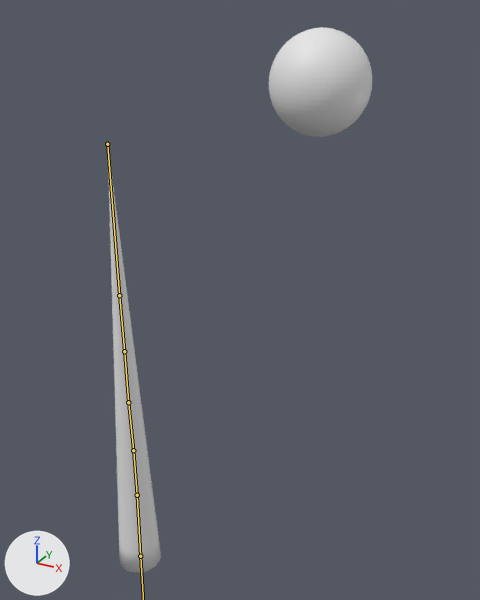
Before and after pictures for a commit that changed the Blender file public/models/beakWithBall.blend.
Both versions are drawn from a 50 mm lens placed at (0.161, -0.193, 0.042), pointed at (0.0, 0.101, -0.105). Arrows for +X, +Y and +Z are at lower left; the lights stay in place. The bones that bend it are drawn over the model as lines.
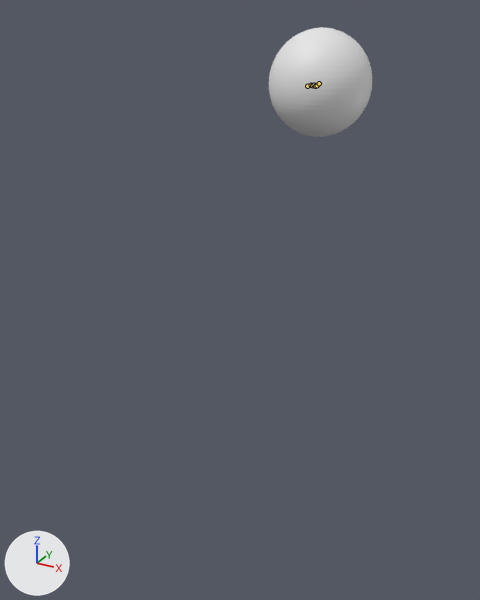
The newer file adds an action. The first version stands in its rest pose; the second is drawn at frame 0 of the action 'BeakFlyAway'.

The edits, one by one:
Object 'Beak' (bone_rig_object) moves from (0.0, -1e-05, -1e-05) to (0.0, -1e-05, -0.00078).
Bone 'Bone001' (bone_bone001) moves from (0.0, 0.0, 0.0) to (-0.0001, -0.0038, -0.1827).
Bone 'Bone001' (bone_bone001) turns from (0, 0, 0) to (-90, 0, -90) degrees about its own x, y and z.
Bone 'Bone001' (bone_bone001) is rescaled from (1.0, 1.0, 1.0) to (1.0, 0.09, 1.0).

Changed parts and their boxes [x1, y1, x2, y2] in the pictures (480 x 600 px):
'Cylinder', posed (not visible afterwards)
    before: [107, 141, 161, 573]
bone 'Bone001', root to tip
    before: (107, 144) to (119, 295)
    after: (307, 86) to (311, 85)
